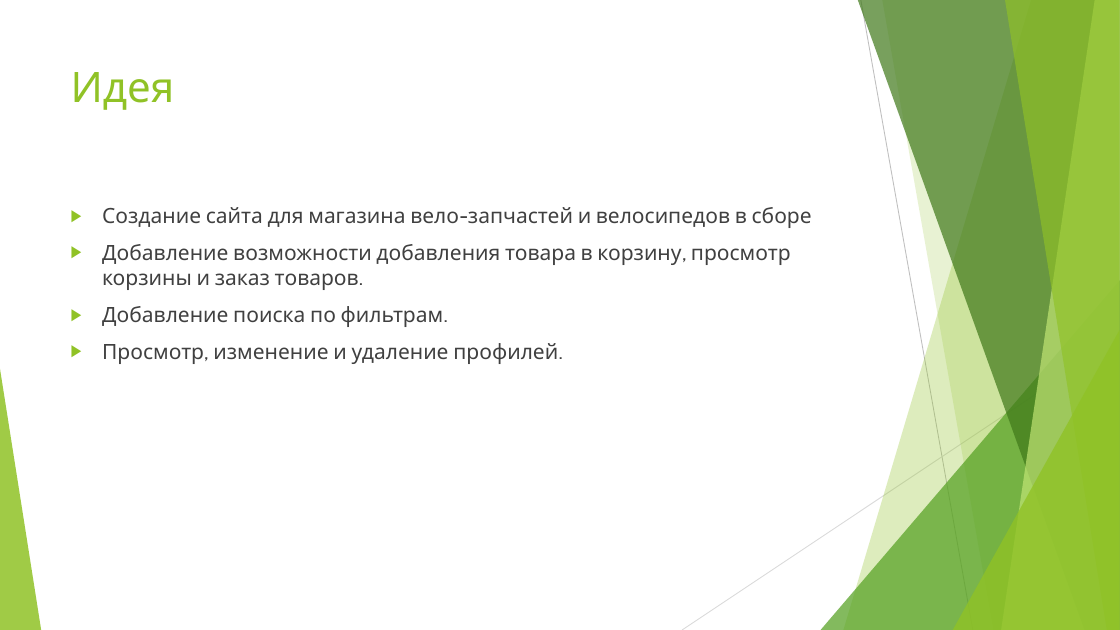
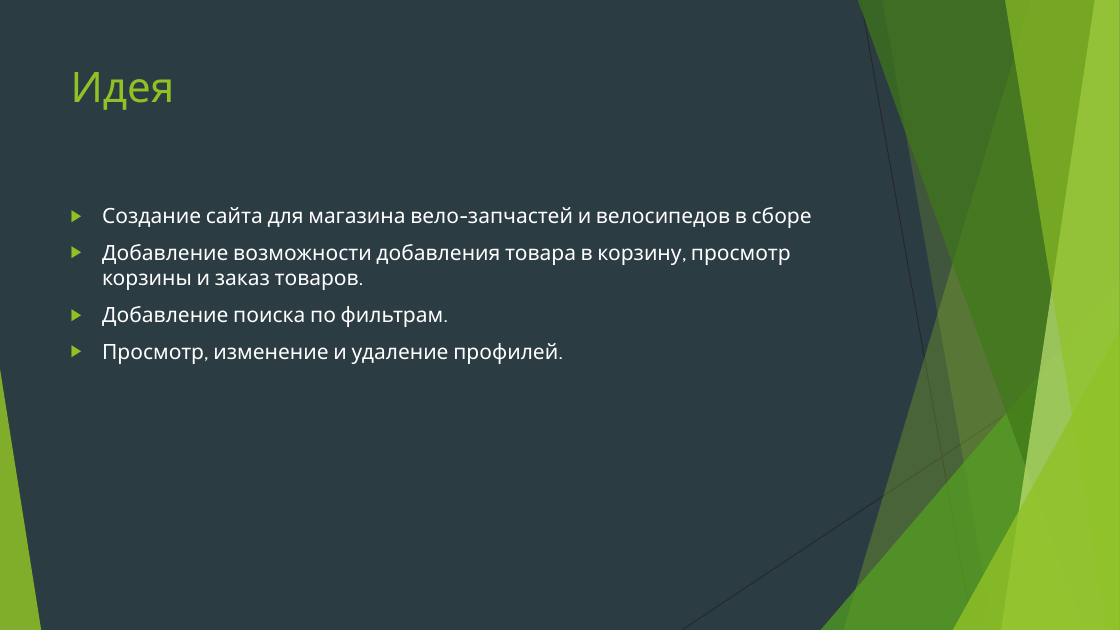
Before and after one commit to Neckto0/WEBproject, a slide deck: slide 2 of PythonWEBProject/ВЕБ сайт.pptx. Drawn at 1120x630 pixels with LibreOffice and Linux fonts; fonts in the diff are those of the drawing. Boxes give left, top, right and bottom in pixels: in the first picture for what was removed or moved away, otherwise in the second. Text is boxed around its words. In the diff, an @@ line names an element or a change of style, - is before the commit and + after.

```diff
--- a/PythonWEBProject/ВЕБ сайт.pptx
+++ b/PythonWEBProject/ВЕБ сайт.pptx
@@ background #FFFFFF to #2C3C43 @@
@@ line (861, 0) - (973, 630): stroke #BFBFBF 0.75 pt to #262626 0.75 pt @@
@@ text "Создание сайта для магазина вело-запчастей ..." at (102, 207, 812, 364): text colour #404040 to #FFFFFF @@
@@ line (1120, 339) - (682, 630): stroke #D9D9D9 0.75 pt to #262626 0.75 pt @@
```
Also in this commit, not shown: 2 other slides changed, 3 slides added, 1 slide removed.
